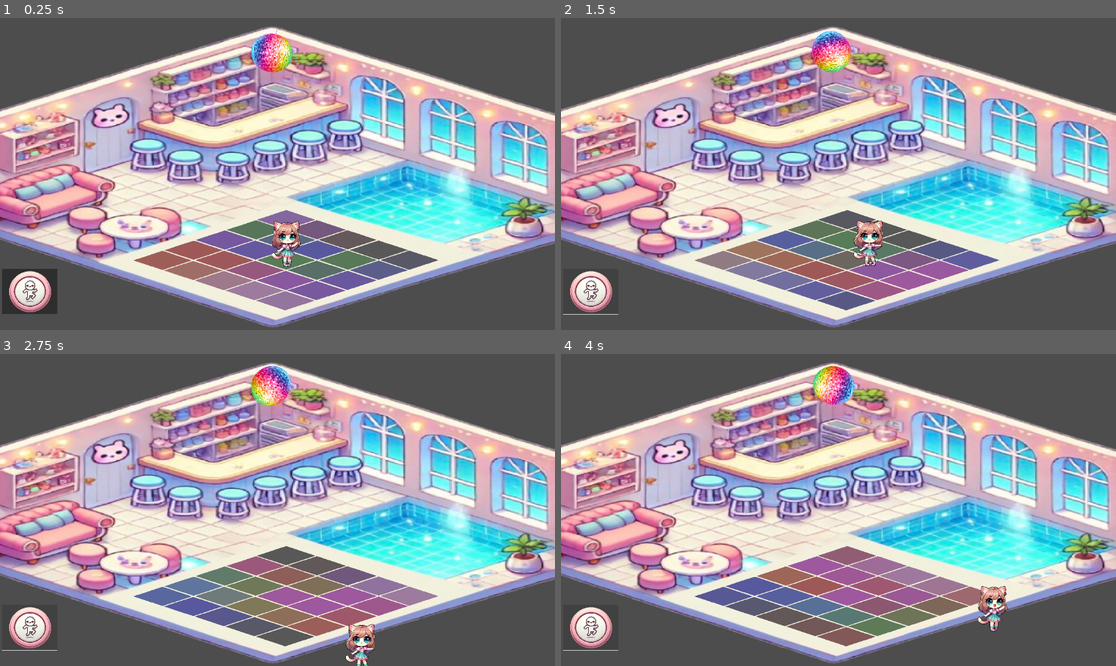
Above: before the commit, frames 1-4 (two rows, left to right).
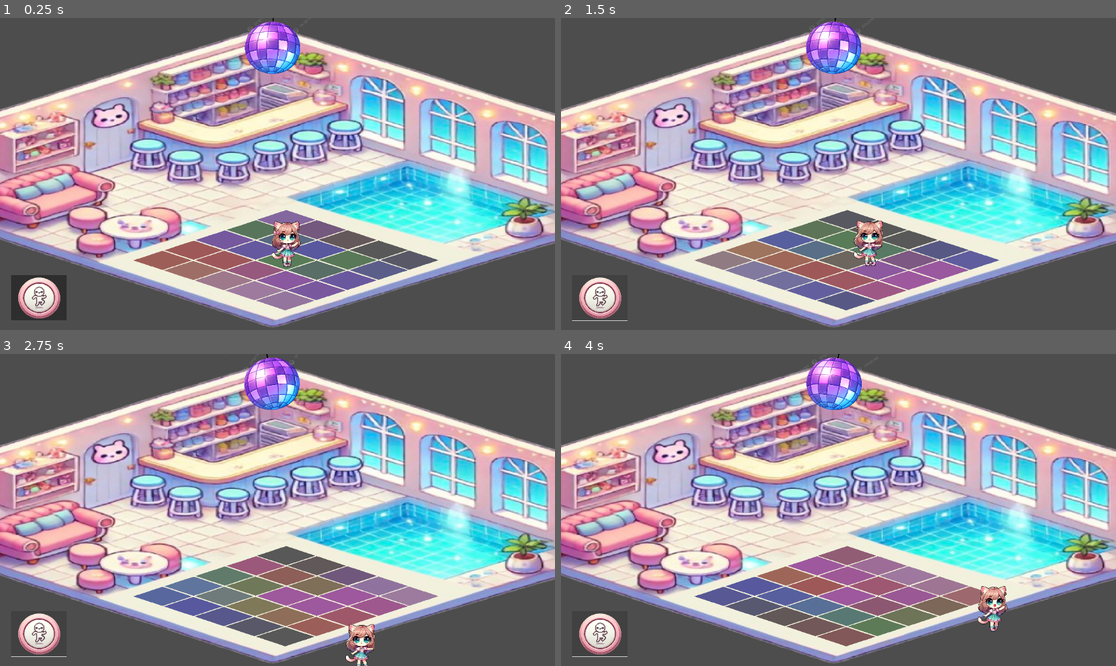
Above: after the commit, the same moments.

Repository: pariseclipse/Audio_Interactive2DGame
Game: Godot game, scene res://Main.tscn
The game is run twice, just before and just after one commit, with the same random seed, the same clock (stepped at 60 frames per second) and the same inputs.
Inputs (mouse positions are in pixels of both pictures, inside the frame that each line leads up to; where the layout moved, square brackets give the same spot in the first picture):
- Up to frame 1 (0.25 s): no input
- Up to frame 2 (1.5 s): click (599, 298) [588, 292] at 0.5 s; hold Right (ui_right) from 1.28 s (still down)
- Up to frame 3 (2.75 s): release Right (ui_right) at 2.03 s; hold Down (ui_down) from 2.03 s (still down)
- Up to frame 4 (4 s): release Down (ui_down) at 2.78 s; hold Right (ui_right) 2.78-3.53 s; hold Up (ui_up) from 3.53 s (still down)

The runs differ from the first frame. In frame 1, 2.9% of the frame differs, in the area x 0-56%, y 0-97%; in frame 2, 2.3%; in frame 3, 2.3%; in frame 4, 2.3%.

Commit message:
Changing the disco ball and its swinging speed

Diff:
--- a/DiscoBall.gd
+++ b/DiscoBall.gd
@@ -1,7 +1,8 @@
 extends Node2D
 
-var spin_speed = 50  # Degrees per second
+var swing_speed = 2.0  # Speed of the swing (lower is slower, higher is faster)
+var swing_angle = 10.0  # Maximum swing angle in degrees (reduce this for less swing)
 
 func _process(delta):
-	# Increment rotation for smooth spinning motion
-	rotation_degrees += spin_speed * delta
+	# Use a sine wave to oscillate the rotation angle
+	rotation_degrees = sin(Time.get_ticks_msec() / 1000.0 * swing_speed) * swing_angle
--- /dev/null
+++ b/Main.gdshader
@@ -0,0 +1,18 @@
+shader_type canvas_item;
+
+void fragment() {
+    // Create a disco reflection effect
+    vec2 uv = UV;
+    float speed = TIME * 2.0;  // Adjust speed of the reflections
+
+    // Sine wave pattern to simulate reflections
+    float grid = sin((uv.x + uv.y + speed) * 10.0) * 0.5 + 0.5;
+
+    // Combine colors for pastel effect
+    vec3 color = vec3(0.8, 0.5, 0.7); // Base soft pink
+    color.r += grid * 0.2;  // Add a glowing effect
+    color.b += sin(speed) * 0.2; // Adjust blue for a dynamic look
+    color.g += cos(speed * 0.5) * 0.1; // Soft green shifts
+
+    COLOR.rgb = color;
+}
--- a/Main.tscn
+++ b/Main.tscn
@@ -4,11 +4,11 @@
 [ext_resource type="Texture2D" uid="uid://b4i8a4egke73d" path="res://post1.png" id="2_l4jbo"]
 [ext_resource type="Script" path="res://Player.gd" id="3_b7m0y"]
 [ext_resource type="Texture2D" uid="uid://cyo2ugxfr3y5d" path="res://post2.png" id="4_addro"]
-[ext_resource type="Texture2D" uid="uid://d0sspou5jw87o" path="res://discoball.png" id="4_unyqo"]
 [ext_resource type="Script" path="res://DiscoBall.gd" id="5_jiaq8"]
 [ext_resource type="Texture2D" uid="uid://f2cdlcfqg7w8" path="res://pose3.png" id="5_nmpoh"]
 [ext_resource type="Texture2D" uid="uid://dyawdk0yq6qnq" path="res://drink.png" id="6_trl4i"]
 [ext_resource type="AudioStream" uid="uid://dx6yey0ymgljk" path="res://apt.mp3" id="6_wgasa"]
+[ext_resource type="Texture2D" uid="uid://c0tuc4y5bvx4s" path="res://disco.png" id="7_efucq"]
 [ext_resource type="Texture2D" uid="uid://byuh0t4oahobn" path="res://room.png" id="7_ud5vg"]
 [ext_resource type="Texture2D" uid="uid://boesmba235hwh" path="res://danceButton.png" id="10_qsbs3"]
 [ext_resource type="Script" path="res://Button.gd" id="11_6ohpv"]
@@ -306,7 +306,7 @@
 [node name="DiscoBall" type="Sprite2D" parent="."]
 position = Vector2(149, -65)
 scale = Vector2(0.157798, 0.148333)
-texture = ExtResource("4_unyqo")
+texture = ExtResource("7_efucq")
 script = ExtResource("5_jiaq8")
 
 [node name="Camera2D" type="Camera2D" parent="."]
@@ -325,10 +325,10 @@
 metadata/_edit_lock_ = true
 
 [node name="Button" type="Button" parent="."]
-offset_left = -412.0
-offset_top = 387.0
-offset_right = 163.0
-offset_bottom = 859.0
+offset_left = -393.0
+offset_top = 400.0
+offset_right = 182.0
+offset_bottom = 872.0
 scale = Vector2(0.2, 0.2)
 icon = ExtResource("10_qsbs3")
 script = ExtResource("11_6ohpv")
--- /dev/null
+++ b/disco_ball_2.gd
@@ -0,0 +1,4 @@
+extends Node2D
+
+func _process(delta):
+	rotation += delta * 1.0  # Spin the disco ball
Binary file added: disco.png
Not shown, added: disco.png.import
Not shown, added: disco.avif
